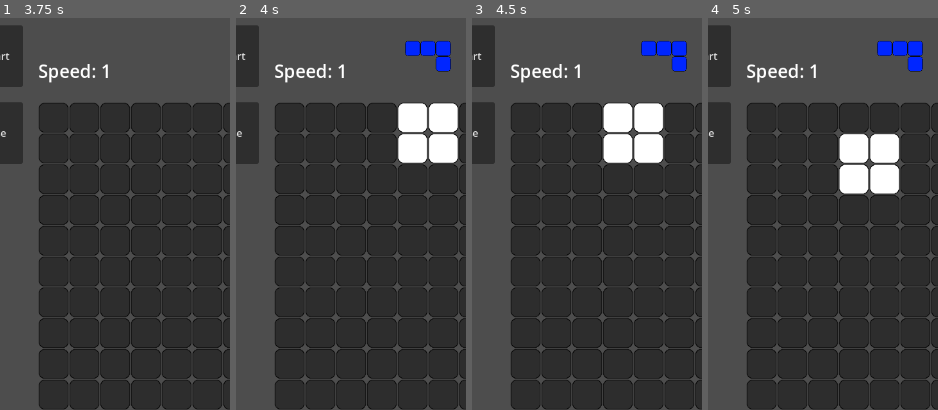
Above: before the commit, frames 1-4 (left to right).
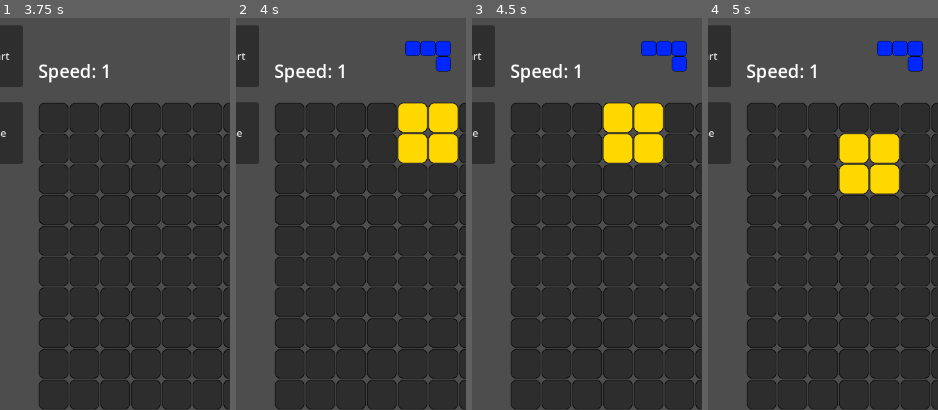
Above: after the commit, the same moments.

Repository: Boyquotes/Godot-tetris-3
Game: Godot game, scene res://Main.tscn
Two runs of this game, one before a commit and one after it. Both use one fixed random seed, a clock stepped at 60 frames per second and the inputs below.
Inputs:
- Up to frame 1 (3.75 s): click "Start" at 0.5 s; click "Restart" at 1.25 s; click "Restart" at 2 s; click "Restart" at 2.75 s; click "Left" at 3.5 s
- Up to frame 2 (4 s): no input
- Up to frame 3 (4.5 s): click "Turn" at 4.25 s
- Up to frame 4 (5 s): no input
The pictures show only the part of the screen within x 10-60%, y 0-50%; the shares and areas given below are measured in that part.

Frame 1 is identical in both runs. In frame 2, 3.8% of the frame differs, in the area x 70-97%, y 21-37%; in frame 3, 3.8%; in frame 4, 3.8%.

Commit message:
Implement colored blocks

Diff:
--- /dev/null
+++ b/BlueBlock.tscn
@@ -0,0 +1,11 @@
+[gd_scene load_steps=2 format=3 uid="uid://c1epdpk23yjrm"]
+
+[ext_resource type="Texture2D" uid="uid://jq6w0crytuqn" path="res://assets/Block4.png" id="1_fkjay"]
+
+[node name="Node2D" type="Node2D"]
+
+[node name="Block" type="Sprite2D" parent="."]
+texture = ExtResource("1_fkjay")
+centered = false
+
+[connection signal="draw" from="Block" to="Block" method="_on_draw"]
--- /dev/null
+++ b/GreenBlock.tscn
@@ -0,0 +1,11 @@
+[gd_scene load_steps=2 format=3 uid="uid://pyfaivbhbcd7"]
+
+[ext_resource type="Texture2D" uid="uid://cr21q2readgoi" path="res://assets/Block5.png" id="1_rfr11"]
+
+[node name="Node2D" type="Node2D"]
+
+[node name="Block" type="Sprite2D" parent="."]
+texture = ExtResource("1_rfr11")
+centered = false
+
+[connection signal="draw" from="Block" to="Block" method="_on_draw"]
--- /dev/null
+++ b/LightBlueBlock.tscn
@@ -0,0 +1,11 @@
+[gd_scene load_steps=2 format=3 uid="uid://uid13twklj0c"]
+
+[ext_resource type="Texture2D" uid="uid://b586o7dbq4rcr" path="res://assets/Block0.png" id="1_1chsb"]
+
+[node name="Node2D" type="Node2D"]
+
+[node name="Block" type="Sprite2D" parent="."]
+texture = ExtResource("1_1chsb")
+centered = false
+
+[connection signal="draw" from="Block" to="Block" method="_on_draw"]
--- a/Main.gd
+++ b/Main.gd
@@ -1,6 +1,14 @@
 extends Node2D
 
 @onready var block = preload("res://Block.tscn")
+@onready var blueBlock = preload("res://BlueBlock.tscn")
+@onready var lightBlueBlock = preload("res://LightBlueBlock.tscn")
+@onready var greenBlock = preload("res://GreenBlock.tscn")
+@onready var orangeBlock = preload("res://OrangeBlock.tscn")
+@onready var redBlock = preload("res://RedBlock.tscn")
+@onready var yellowBlock = preload("res://YellowBlock.tscn")
+@onready var purpleBlock = preload("res://PurpleBlock.tscn")
+
 
 const game_field_width = 10
 const game_field_height = 20
@@ -12,14 +20,14 @@
 const bottom_border = cell_size * (game_field_height / 2 - 1)
 const matrix_center = Vector2(-cell_size, -cell_size * (game_field_height / 2))
 
-const tetromino_I = [Vector2(-cell_size, 0), Vector2(0, 0), Vector2(cell_size, 0), Vector2(cell_size * 2, 0)]
-const tetromino_O = [Vector2(0, 0), Vector2(cell_size, 0), Vector2(cell_size, cell_size), Vector2(0, cell_size)]
-const tetromino_T = [Vector2(-cell_size, 0), Vector2(0, 0), Vector2(0, cell_size), Vector2(cell_size, 0)]
-const tetromino_L = [Vector2(-cell_size, cell_size), Vector2(-cell_size, 0), Vector2(0, 0), Vector2(cell_size, 0)]
-const tetromino_J = [Vector2(-cell_size, 0), Vector2(0, 0), Vector2(cell_size, 0), Vector2(cell_size, cell_size)]
-const tetromino_S = [Vector2(-cell_size, cell_size), Vector2(0, cell_size), Vector2(0, 0), Vector2(cell_size, 0)]
-const tetromino_Z = [Vector2(-cell_size, 0), Vector2(0, 0), Vector2(0, cell_size), Vector2(cell_size, cell_size)]
-const tetromino_coords = [tetromino_I, tetromino_O, tetromino_T, tetromino_L, tetromino_J, tetromino_S, tetromino_Z]
+@onready var tetromino_I = [lightBlueBlock, Vector2(-cell_size, 0), Vector2(0, 0), Vector2(cell_size, 0), Vector2(cell_size * 2, 0)]
+@onready var tetromino_O = [yellowBlock, Vector2(0, 0), Vector2(cell_size, 0), Vector2(cell_size, cell_size), Vector2(0, cell_size)]
+@onready var tetromino_T = [purpleBlock, Vector2(-cell_size, 0), Vector2(0, 0), Vector2(0, cell_size), Vector2(cell_size, 0)]
+@onready var tetromino_L = [orangeBlock, Vector2(-cell_size, cell_size), Vector2(-cell_size, 0), Vector2(0, 0), Vector2(cell_size, 0)]
+@onready var tetromino_J = [blueBlock, Vector2(-cell_size, 0), Vector2(0, 0), Vector2(cell_size, 0), Vector2(cell_size, cell_size)]
+@onready var tetromino_S = [greenBlock, Vector2(-cell_size, cell_size), Vector2(0, cell_size), Vector2(0, 0), Vector2(cell_size, 0)]
+@onready var tetromino_Z = [redBlock, Vector2(-cell_size, 0), Vector2(0, 0), Vector2(0, cell_size), Vector2(cell_size, cell_size)]
+@onready var tetromino_coords = [tetromino_I, tetromino_O, tetromino_T, tetromino_L, tetromino_J, tetromino_S, tetromino_Z]
 
 const speed_multiplier = 0.95
 const max_speed = 0.01
@@ -130,11 +138,12 @@
 		down_button_pressed_ticks = 0
 		right_button_pressed_ticks = 0
 
-		blocks_relative_coords = tetromino_coords[new_tetromino()].duplicate()
-
-		blocks = [0, 0, 0, 0]
+		var block_descr = tetromino_coords[new_tetromino()]
+		blocks_relative_coords = block_descr.slice(-4).duplicate()
+
+		var b = block_descr[0];
+		blocks = [b.instantiate(), b.instantiate(), b.instantiate(), b.instantiate()]
 		for i in len(blocks_relative_coords):
-			blocks[i] = block.instantiate()
 			$GameField.add_child(blocks[i])
 
 		update_coords()
--- /dev/null
+++ b/OrangeBlock.tscn
@@ -0,0 +1,11 @@
+[gd_scene load_steps=2 format=3 uid="uid://e3n4siethhd0"]
+
+[ext_resource type="Texture2D" uid="uid://d1se6nf1twy0n" path="res://assets/Block3.png" id="1_sh6we"]
+
+[node name="Node2D" type="Node2D"]
+
+[node name="Block" type="Sprite2D" parent="."]
+texture = ExtResource("1_sh6we")
+centered = false
+
+[connection signal="draw" from="Block" to="Block" method="_on_draw"]
--- /dev/null
+++ b/PurpleBlock.tscn
@@ -0,0 +1,11 @@
+[gd_scene load_steps=2 format=3 uid="uid://dkojkh48aics2"]
+
+[ext_resource type="Texture2D" uid="uid://xfdoawli1o5r" path="res://assets/Block2.png" id="1_q13uo"]
+
+[node name="Node2D" type="Node2D"]
+
+[node name="Block" type="Sprite2D" parent="."]
+texture = ExtResource("1_q13uo")
+centered = false
+
+[connection signal="draw" from="Block" to="Block" method="_on_draw"]
--- /dev/null
+++ b/RedBlock.tscn
@@ -0,0 +1,11 @@
+[gd_scene load_steps=2 format=3 uid="uid://jct6mymgpnf4"]
+
+[ext_resource type="Texture2D" uid="uid://buriyw4fehvd1" path="res://assets/Block6.png" id="1_snj1y"]
+
+[node name="Node2D" type="Node2D"]
+
+[node name="Block" type="Sprite2D" parent="."]
+texture = ExtResource("1_snj1y")
+centered = false
+
+[connection signal="draw" from="Block" to="Block" method="_on_draw"]
--- /dev/null
+++ b/YellowBlock.tscn
@@ -0,0 +1,11 @@
+[gd_scene load_steps=2 format=3 uid="uid://bxhwmt0svdwtm"]
+
+[ext_resource type="Texture2D" uid="uid://bchb743voc1a0" path="res://assets/Block1.png" id="1_2n57h"]
+
+[node name="Node2D" type="Node2D"]
+
+[node name="Block" type="Sprite2D" parent="."]
+texture = ExtResource("1_2n57h")
+centered = false
+
+[connection signal="draw" from="Block" to="Block" method="_on_draw"]
